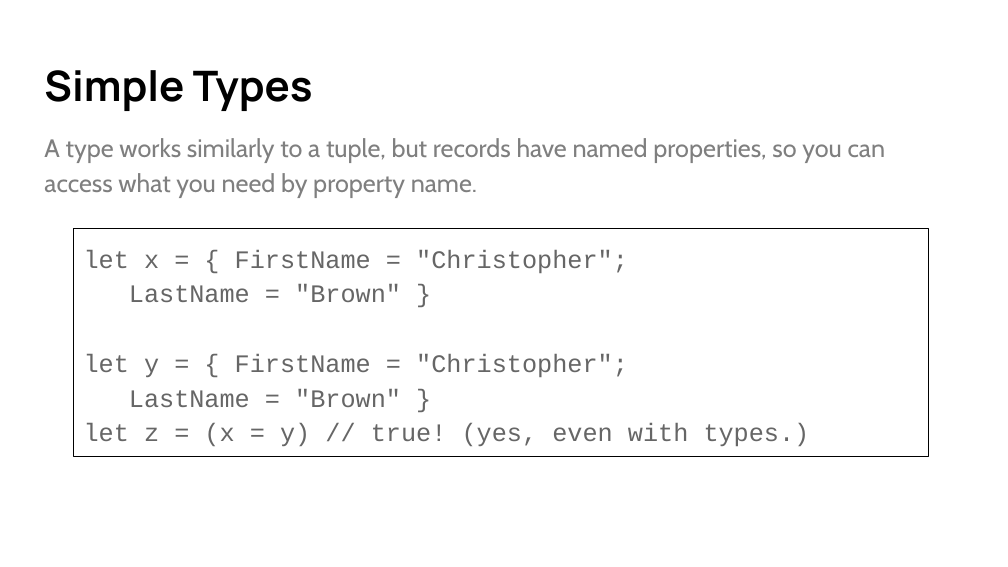
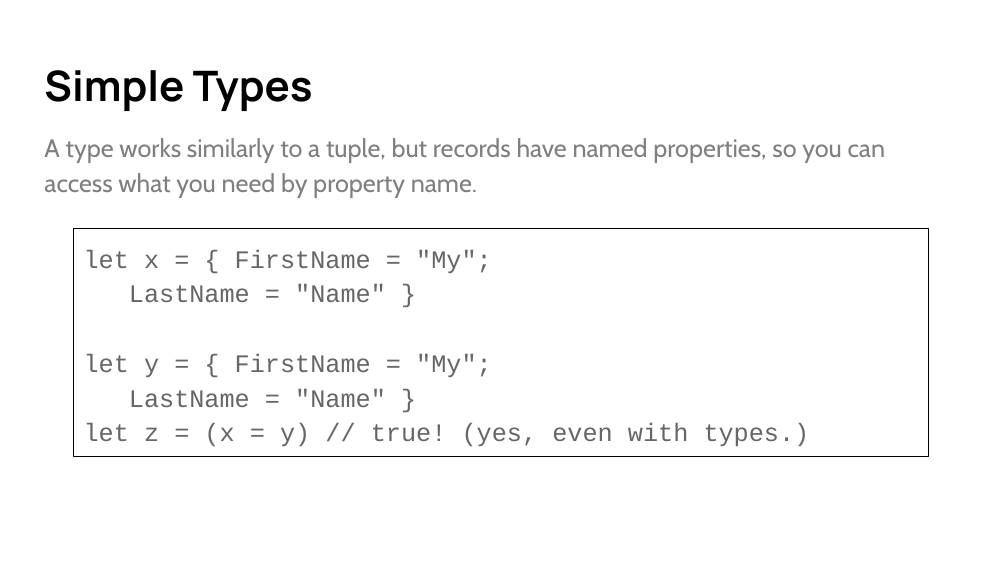
Before and after one commit to cmbrown1598/fsDemo, a slide deck: slide 41 of Intro to F# - Quick.pptx. Drawn at 1008x567 pixels with LibreOffice and Linux fonts; fonts in the diff are those of the drawing. Boxes give left, top, right and bottom in pixels: in the first picture for what was removed or moved away, otherwise in the second. Text is boxed around its words. In the diff, an @@ line names an element or a change of style, - is before the commit and + after.

```diff
--- a/Intro to F# - Quick.pptx
+++ b/Intro to F# - Quick.pptx
@@ text at (x1=84, y1=250, x2=810, y2=446): text changed @@
-let x = { FirstName = "Christopher";
-LastName = "Brown" }
-let y = { FirstName = "Christopher";
-LastName = "Brown" }
-let z = (x = y) // true! (yes, even with types.)
+let x = { FirstName = "My";
+LastName = "Name" }
+let y = { FirstName = "My";
+LastName = "Name" }
+let z = (x = y) // true! (yes, even with types.)
```
Also in this commit, not shown: 13 other slides changed, 1 slide removed, 1 other file.
